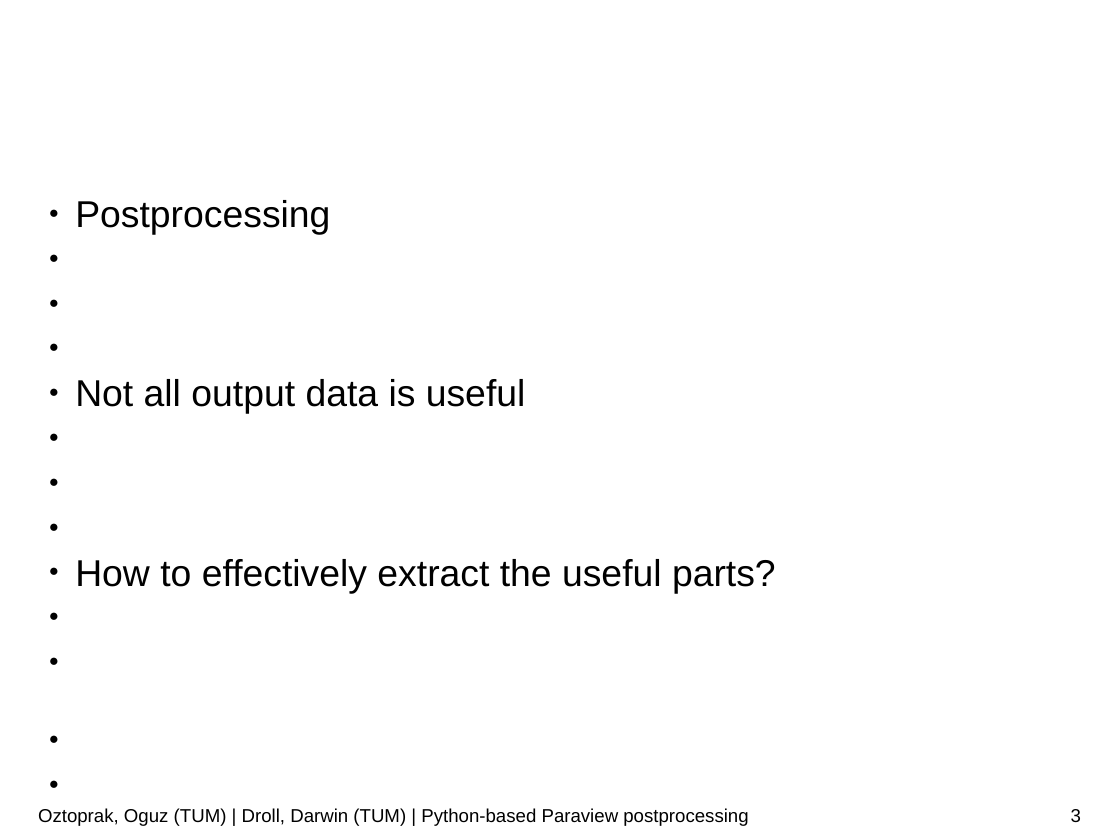
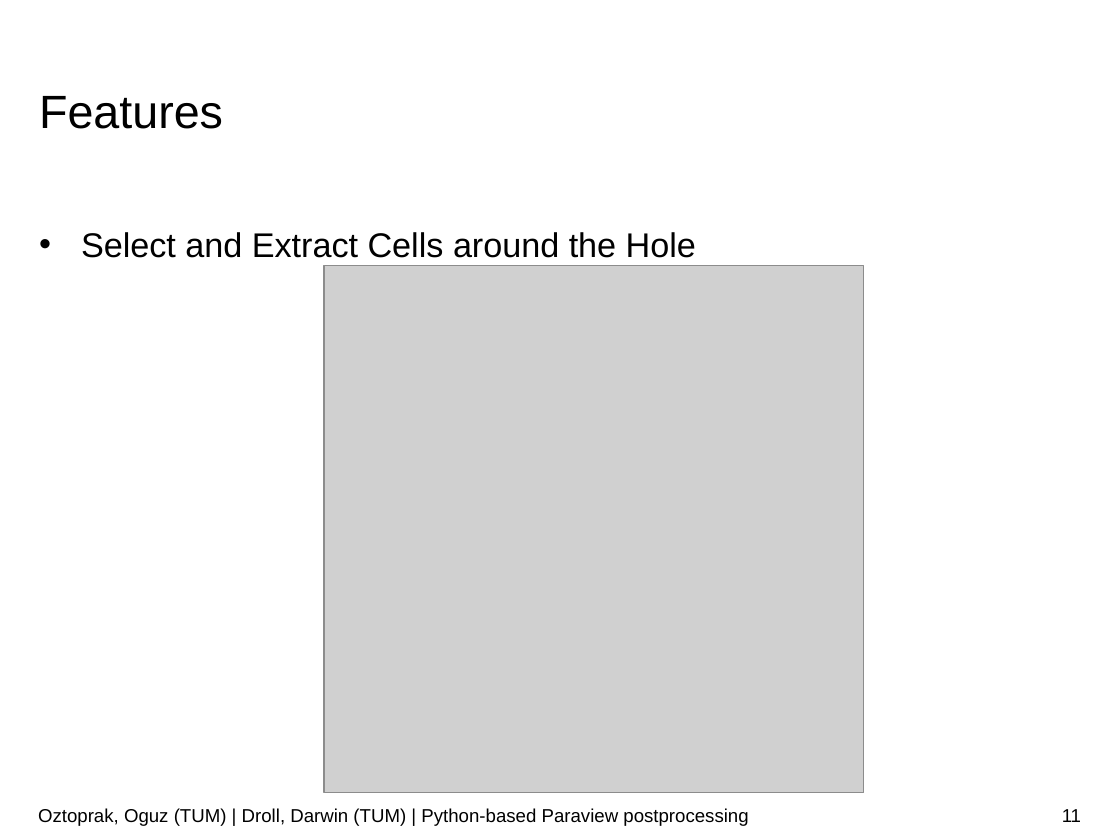
Before and after one commit to JusticeBoi/Paraview-PostProcessing-SoftwareLab, a slide deck: slide 11 of Paraview-postprocessor.pptx (slide 3 before the commit). Drawn at 1120x840 pixels with LibreOffice and Linux fonts; fonts in the diff are those of the drawing; grey boxes stand for pictures; background and template pictures are left out. Boxes give left, top, right and bottom in pixels: in the first picture for what was removed or moved away, otherwise in the second. Text is boxed around its words. In the diff, an @@ line names an element or a change of style, - is before the commit and + after.

```diff
--- a/Paraview-postprocessor.pptx
+++ b/Paraview-postprocessor.pptx
@@ text removed at (67, 72, 1109, 122) @@
-Introduction
@@ text added at (39, 96, 223, 129), 30 pt, text #000000 @@
+Features
@@ text removed at (75, 200, 776, 593) @@
-  ● Postprocessing
-  ● Not all output data is useful
-  ● How to effectively extract the useful parts?
@@ text added at (81, 232, 696, 258), 22 pt, text #000000 @@
+• Select and Extract Cells around the Hole
@@ picture added at (324, 265, 864, 793) @@
@@ page number at (1062, 809, 1081, 822): text changed @@
-3
+11
```
Also in this commit, not shown: 8 other slides changed, 7 slides added.
